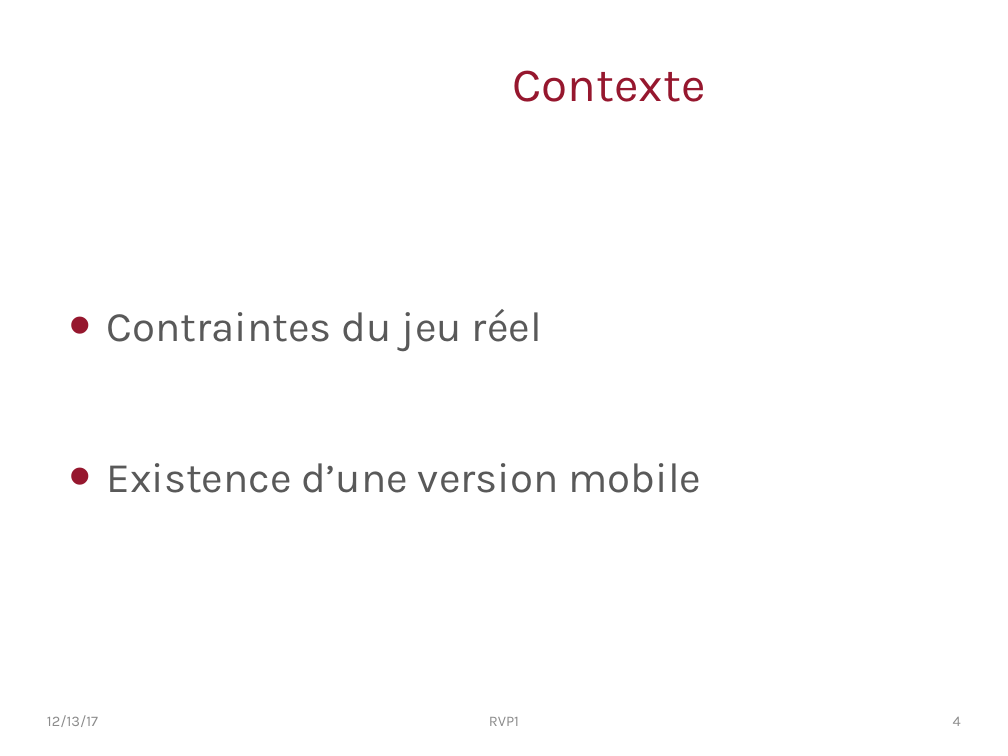
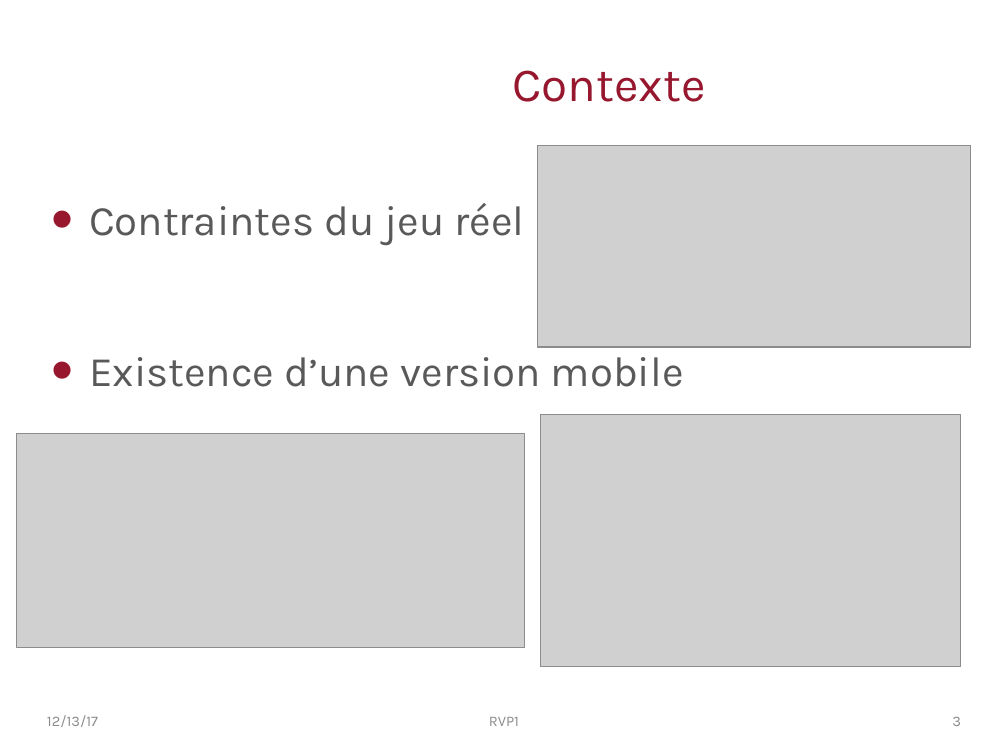
Before and after one commit to PingouinsECL/documents, a slide deck: slide 3 of RVP1.pptx (slide 4 before the commit). Drawn at 1008x756 pixels with LibreOffice and Linux fonts; fonts in the diff are those of the drawing; grey boxes stand for pictures; background and template pictures are left out. Boxes give left, top, right and bottom in pixels: in the first picture for what was removed or moved away, otherwise in the second. Text is boxed around its words. In the diff, an @@ line names an element or a change of style, - is before the commit and + after.

```diff
--- a/RVP1.pptx
+++ b/RVP1.pptx
@@ picture added at (x1=537, y1=145, x2=971, y2=347) @@
@@ text "Contraintes du jeu réel" moved from (x1=107, y1=309, x2=701, y2=493) to (x1=89, y1=203, x2=684, y2=387) @@
@@ picture added at (x1=540, y1=414, x2=961, y2=666) @@
@@ picture added at (x1=16, y1=433, x2=524, y2=647) @@
@@ page number at (x1=952, y1=717, x2=961, y2=726): text changed @@
-4
+3
```
Also in this commit, not shown: 4 other slides changed, 4 slides added.
